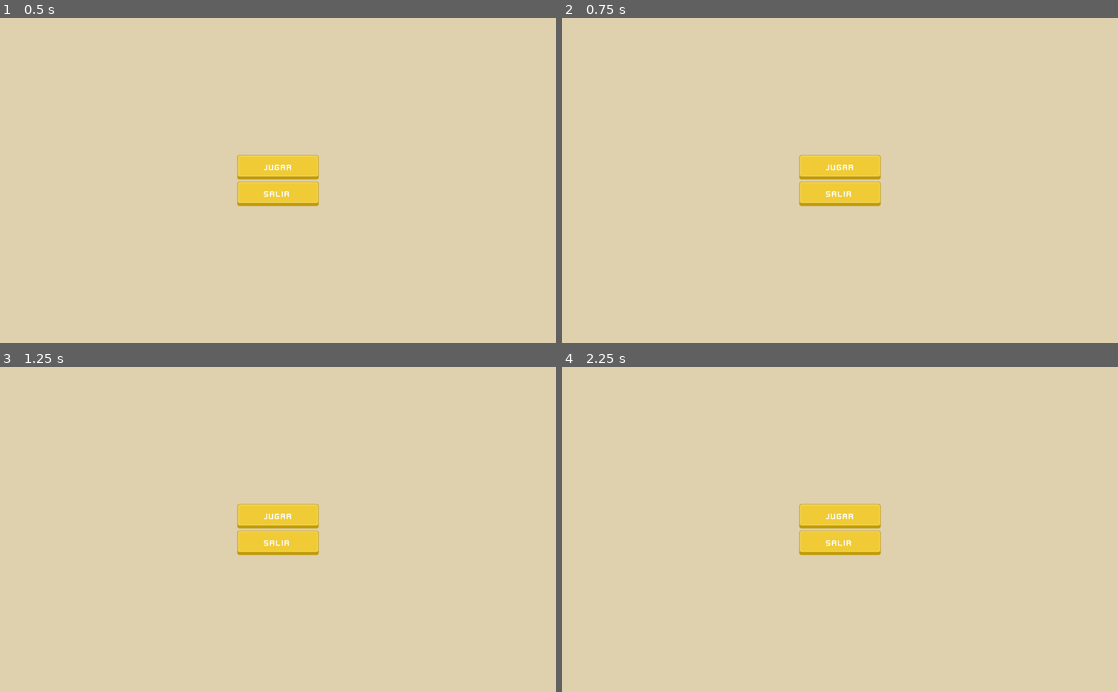
Above: before the commit, frames 1-4 (two rows, left to right).
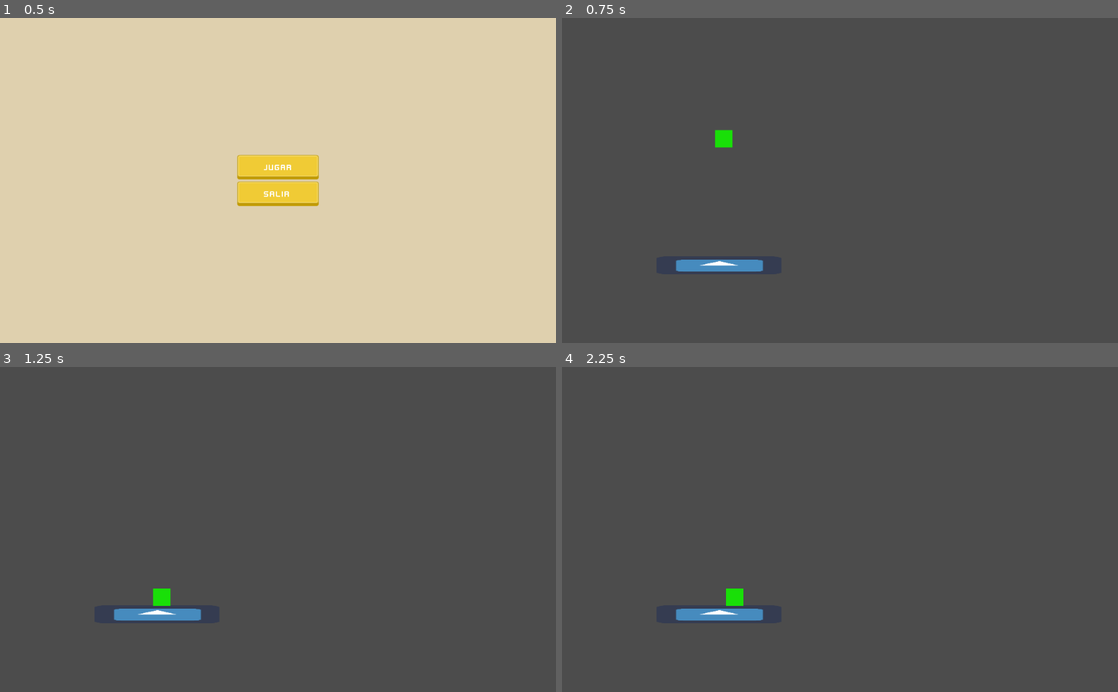
Above: after the commit, the same moments.

Repository: santyarellano/Shattered
Game: Godot game, scene res://Niveles/menuPrincipal.tscn
The game is run twice, just before and just after one commit, with the same random seed, the same clock (stepped at 60 frames per second) and the same inputs. Before the commit the project has no main scene; this scene is started directly in both runs. The engine's default icon, where the game draws it, is replaced by a stand-in: a white triangle on a blue panel in a dark square.
Inputs (mouse positions are in pixels of both pictures, inside the frame that each line leads up to):
- Up to frame 1 (0.5 s): no input
- Up to frame 2 (0.75 s): click "JUGAR" at 0.5 s
- Up to frame 3 (1.25 s): no input
- Up to frame 4 (2.25 s): click (840, 516) at 1.25 s, where only the run before the commit has a clickable "JUGAR"; tap Enter at 2 s; hold Right (ui_right) from 2.03 s (still down)

Frame 1 is identical in both runs. In frame 2, 100% of the frame differs, in the area x 0-100%, y 0-100%; in frame 3, 100%; in frame 4, 100%.

Commit message:
Botón jugar

Diff:
--- a/Niveles/Control.gd
+++ b/Niveles/Control.gd
@@ -14,3 +14,7 @@
 # Called every frame. 'delta' is the elapsed time since the previous frame.
 #func _process(delta):
 #	pass
+
+
+func _on_Jugar_pressed():
+	get_tree().change_scene("res://Niveles/Playground.tscn")
--- /dev/null
+++ b/Niveles/NodoQ.tscn
@@ -0,0 +1,3 @@
+[gd_scene format=2]
+
+[node name="Nivel" type="Node"]
--- a/Niveles/menuPrincipal.tscn
+++ b/Niveles/menuPrincipal.tscn
@@ -1,8 +1,9 @@
-[gd_scene load_steps=5 format=2]
+[gd_scene load_steps=6 format=2]
 
 [ext_resource path="res://Niveles/buttonLarge.png" type="Texture" id=1]
 [ext_resource path="res://Niveles/Font/kenvector_future_thin.ttf" type="DynamicFontData" id=2]
 [ext_resource path="res://Niveles/UI/UIbg.png" type="Texture" id=3]
+[ext_resource path="res://Niveles/Control.gd" type="Script" id=4]
 
 [sub_resource type="DynamicFont" id=1]
 font_data = ExtResource( 2 )
@@ -12,6 +13,7 @@
 [node name="Control" type="Control" parent="."]
 anchor_right = 1.0
 anchor_bottom = 1.0
+script = ExtResource( 4 )
 __meta__ = {
 "_edit_use_anchors_": false
 }
@@ -83,3 +85,5 @@
 __meta__ = {
 "_edit_use_anchors_": false
 }
+[connection signal="pressed" from="Control/VBoxContainer/Jugar" to="Control" method="_on_Jugar_pressed"]
+[connection signal="pressed" from="Control/VBoxContainer/Salir" to="Control" method="_on_Salir_pressed"]
--- a/project.godot
+++ b/project.godot
@@ -16,6 +16,7 @@
 [application]
 
 config/name="Pieces"
+run/main_scene="res://Niveles/menuPrincipal.tscn"
 config/icon="res://icon.png"
 
 [rendering]
